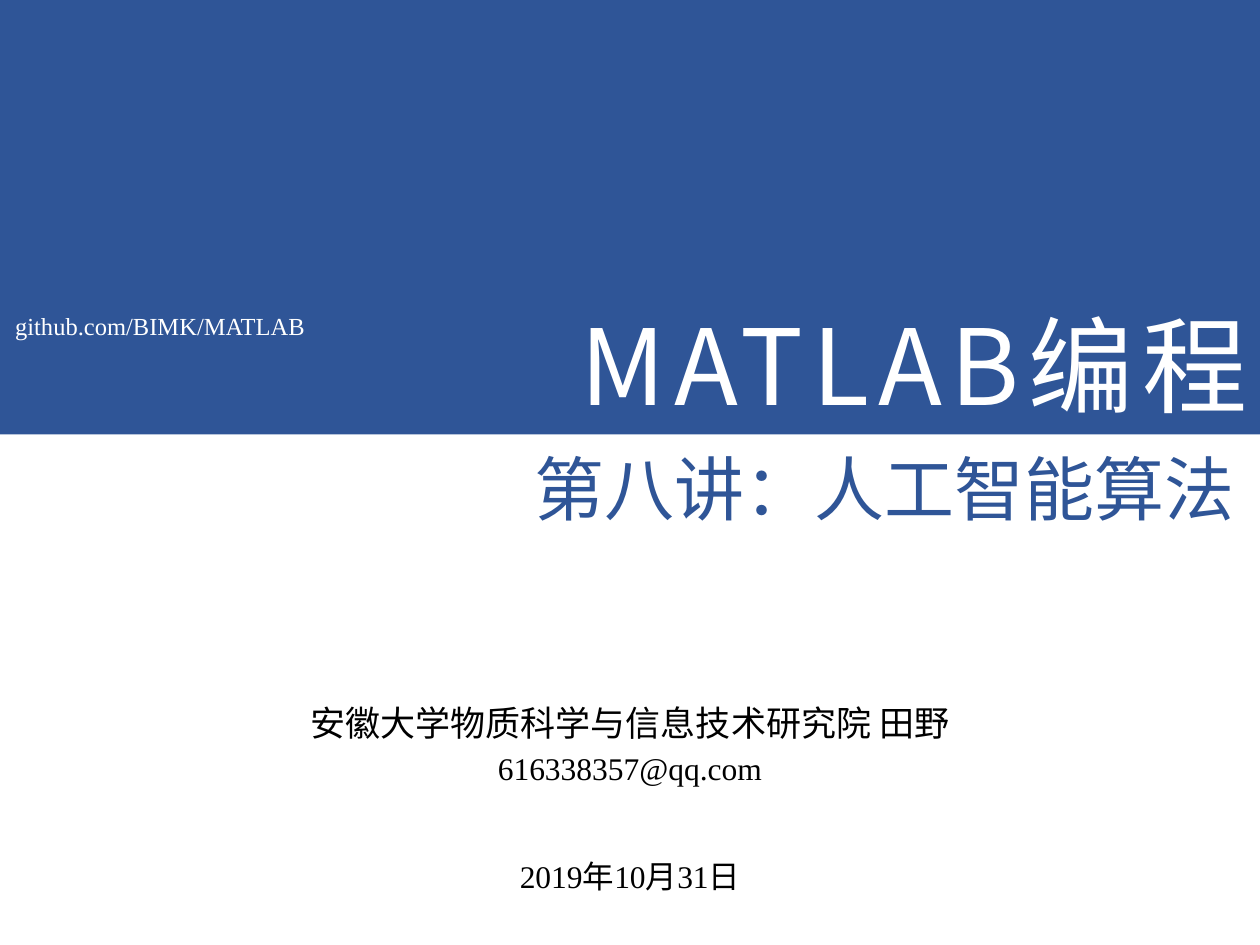
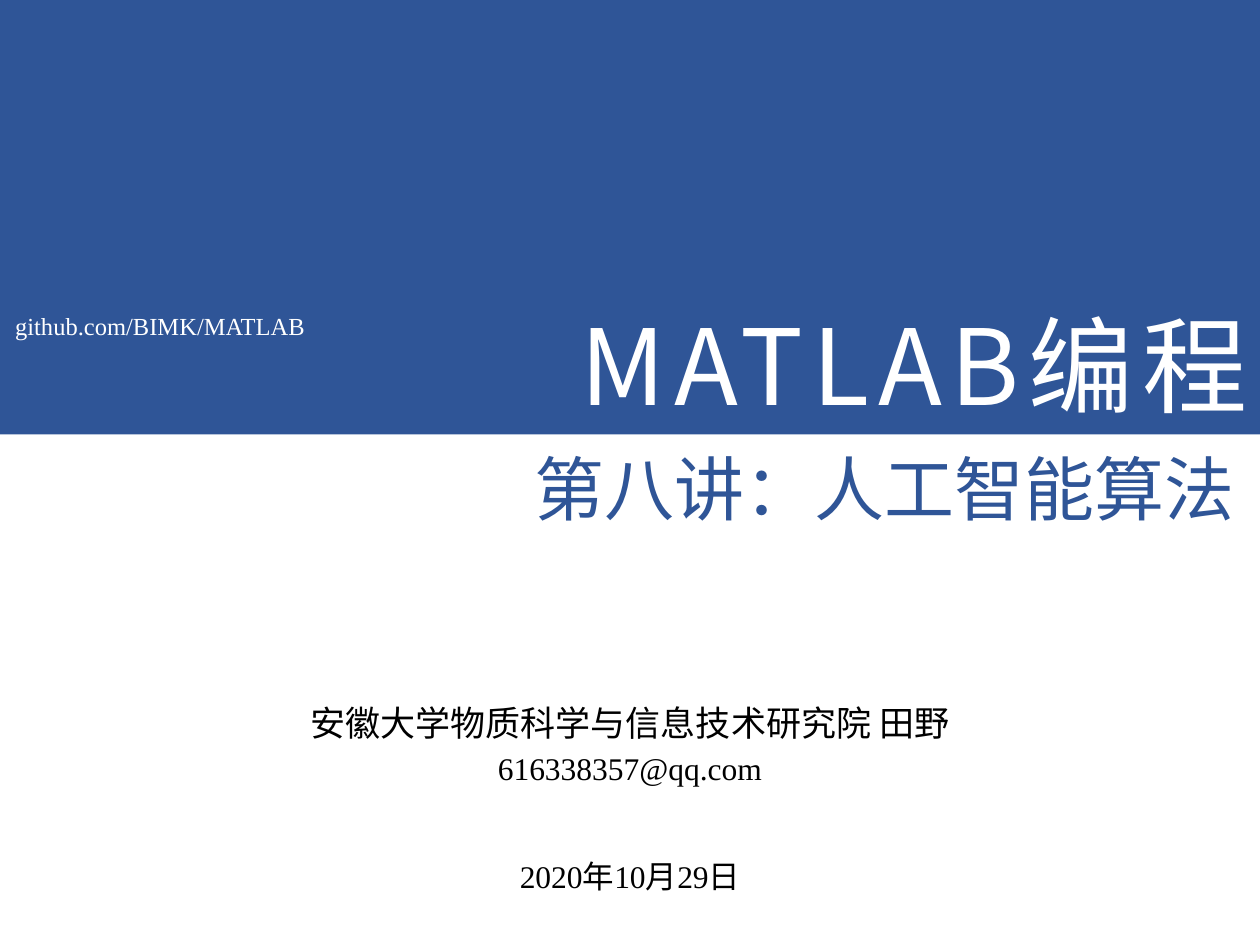
Before and after one commit to BIMK/MATLAB, a slide deck: slide 1 of slides/第8讲.pptx. Drawn at 1260x945 pixels with LibreOffice and Linux fonts; fonts in the diff are those of the drawing; background and template pictures are left out. Boxes give left, top, right and bottom in pixels: in the first picture for what was removed or moved away, otherwise in the second. Text is boxed around its words. In the diff, an @@ line names an element or a change of style, - is before the commit and + after.

Commit message:
Update slides

```diff
--- a/slides/第8讲.pptx
+++ b/slides/第8讲.pptx
@@ text at [520, 864, 740, 891]: text changed @@
-2019年10月31日
+2020年10月29日
```
Also in this commit, not shown: 7 slides added, 7 other files.
